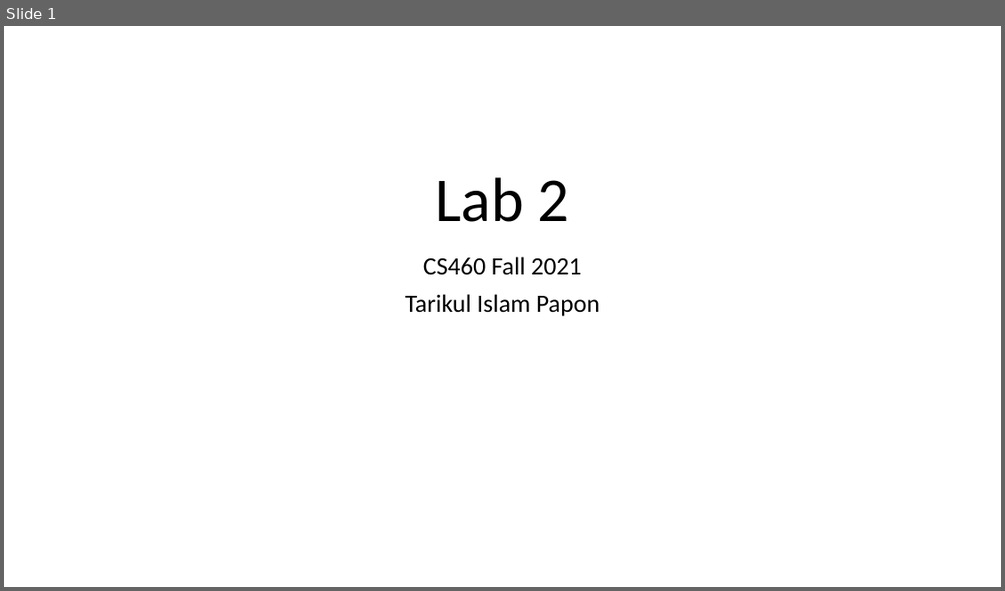
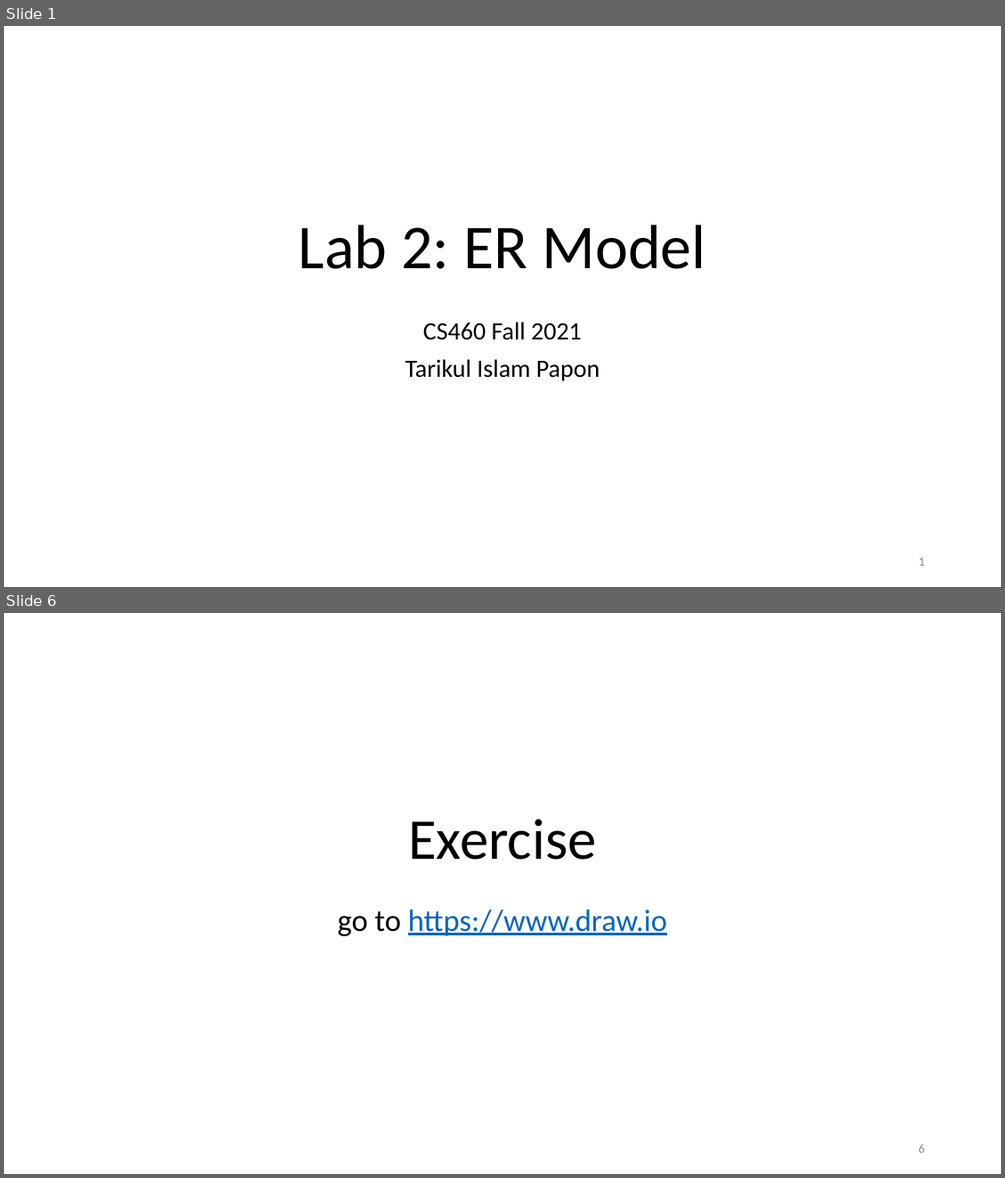
Before and after one commit to BU-DiSC/CS460-Fall2021, a slide deck: labs/lab2.pptx. Shown one above the other, each under a label of ours: slide 1 before the commit, slides 1 and 6 after it; the slides between them are not shown. The pictures are 1005x591 and 1005x1178 pixels, drawn with LibreOffice and Linux fonts; fonts in the diff are those of the drawing. Boxes give left, top, right and bottom in pixels: in the first picture for what was removed or moved away, otherwise in the second. Text is boxed around its words. In the diff, an @@ line names an element or a change of style, - is before the commit and + after.

```diff
--- a/labs/lab2.pptx
+++ b/labs/lab2.pptx
@@ slide 6 added at (x1=4, y1=613, x2=1001, y2=1174), background #FFFFFF @@
@@ text added at (x1=338, y1=819, x2=667, y2=936), 29.6 pt, text #0563C1, underline @@
+Exercise
+go to https://www.draw.io
@@ page number added at (x1=918, y1=1144, x2=924, y2=1152), 12 pt, text #8C8C8C @@
+6
@@ slide 1 changed as well @@
@@ title at (x1=299, y1=224, x2=705, y2=269): text changed @@
-Lab 2
+Lab 2: ER Model
@@ subtitle "CS460 Fall 2021" moved from (x1=405, y1=257, x2=599, y2=316) to (x1=405, y1=321, x2=599, y2=381) @@
@@ page number added at (x1=918, y1=557, x2=924, y2=565), 12 pt, text #8C8C8C @@
+1
```
Also in this commit, not shown: 6 other slides added, 2 other files.
